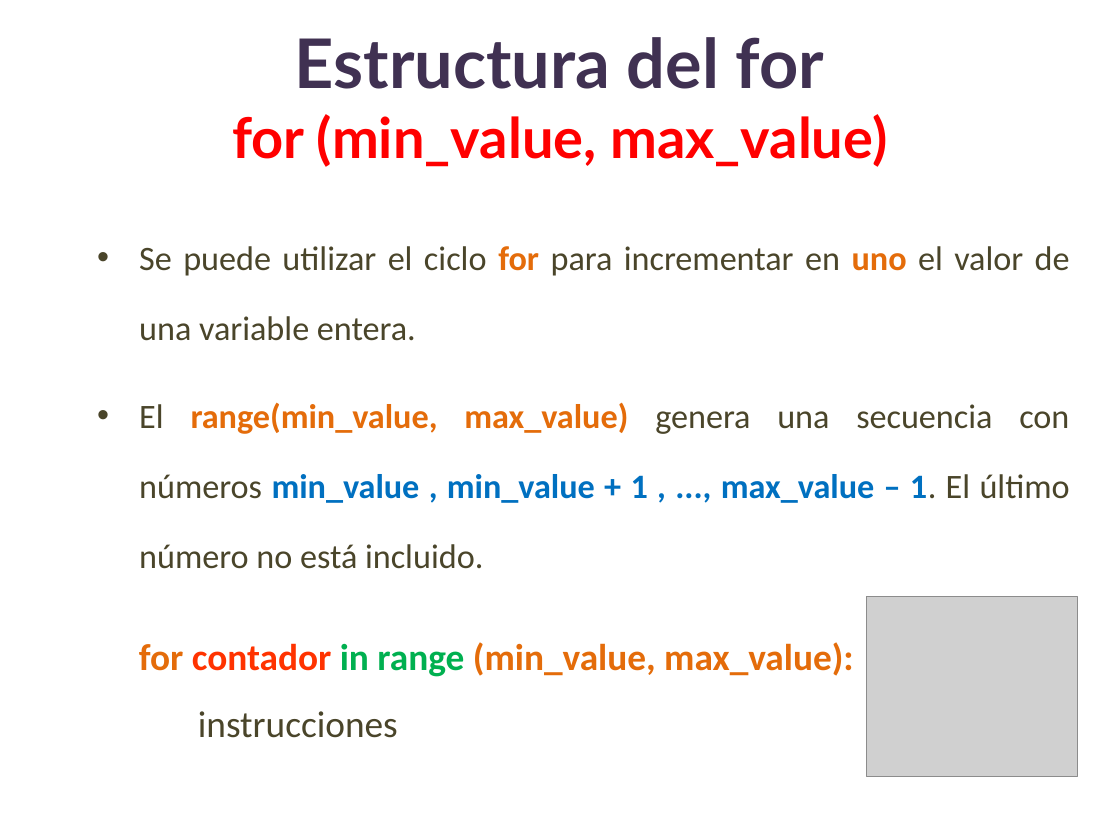
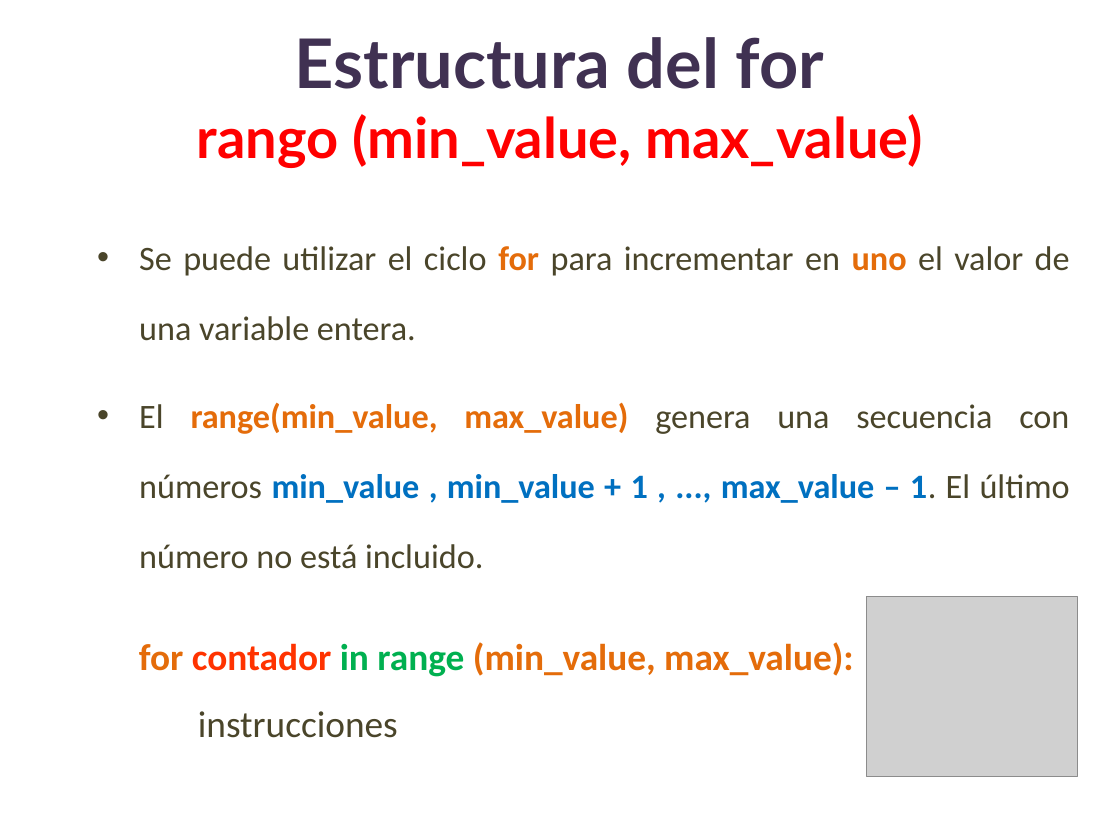
Before and after one commit to lizetheP/PensamientoC, a slide deck: slide 13 of CalendarioAgo2022/presentaciones/8_For.pptx. Drawn at 1120x840 pixels with LibreOffice and Linux fonts; fonts in the diff are those of the drawing; grey boxes stand for pictures. Boxes give left, top, right and bottom in pixels: in the first picture for what was removed or moved away, otherwise in the second. Text is boxed around its words. In the diff, an @@ line names an element or a change of style, - is before the commit and + after.

```diff
--- a/CalendarioAgo2022/presentaciones/8_For.pptx
+++ b/CalendarioAgo2022/presentaciones/8_For.pptx
@@ title at (197,37,922,168): text changed @@
-Estructura del for
-for (min_value, max_value)
+Estructura del for
+rango (min_value, max_value)
```
Also in this commit, not shown: 4 other slides changed.
